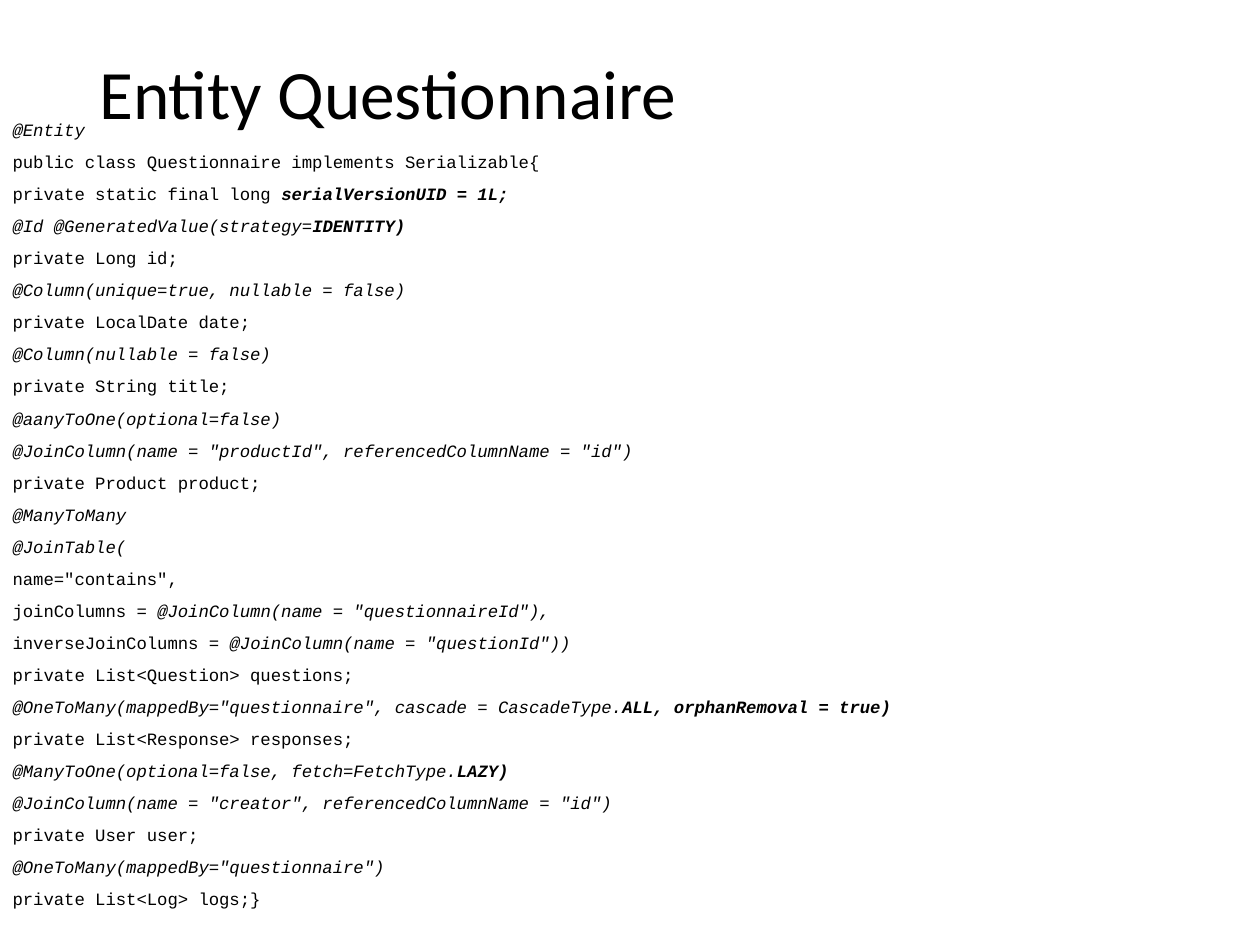
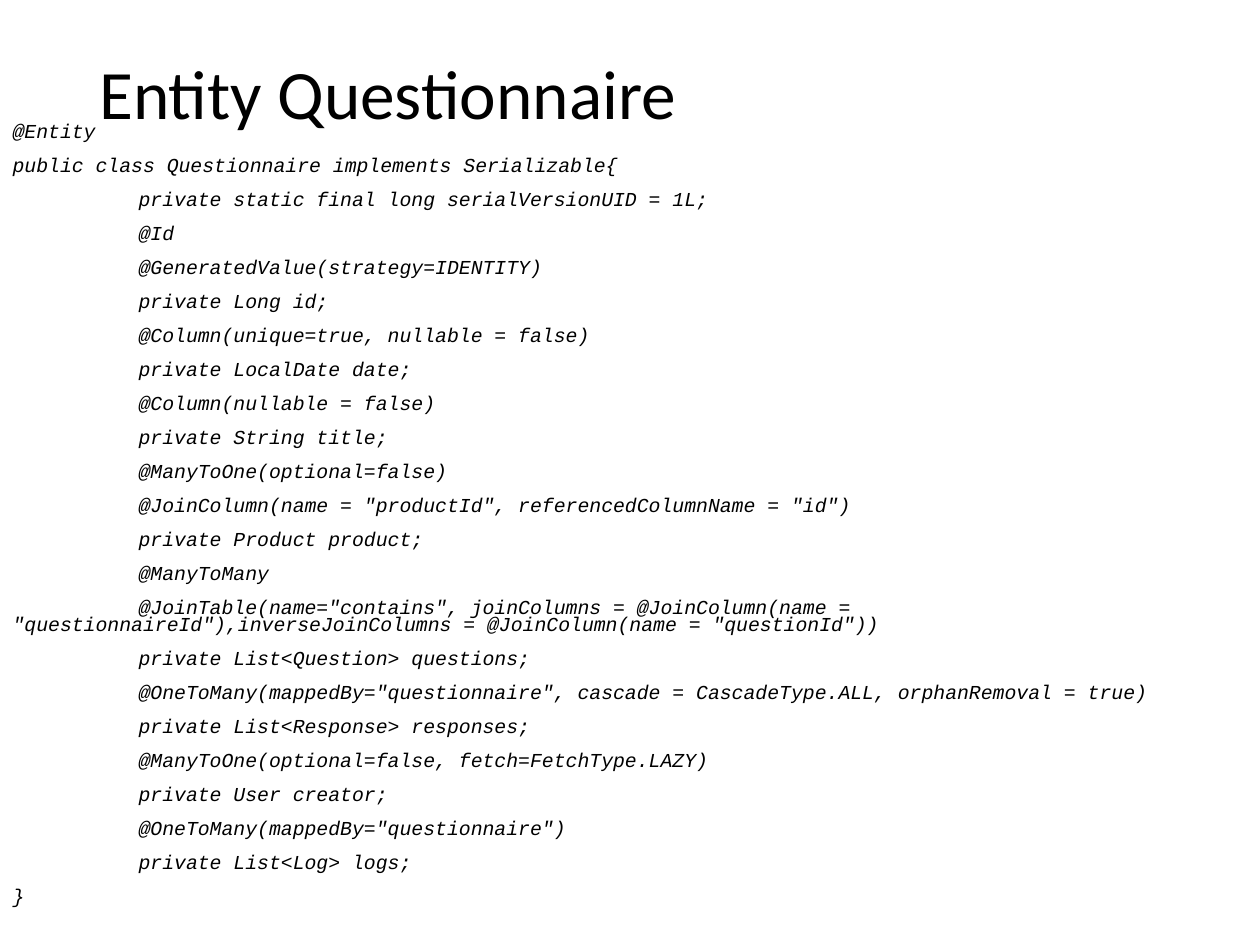
Before and after one commit to Paso198/Gamified-Marketing-Application, a slide deck: slide 21 of Design.pptx (slide 19 before the commit). Drawn at 1260x945 pixels with LibreOffice and Linux fonts; fonts in the diff are those of the drawing. Boxes give left, top, right and bottom in pixels: in the first picture for what was removed or moved away, otherwise in the second. Text is boxed around its words. In the diff, an @@ line names an element or a change of style, - is before the commit and + after.

```diff
--- a/Design.pptx
+++ b/Design.pptx
@@ text at [13, 124, 1147, 839]: size 9.9 to 11.2 pt in "@Entity", "public class Questionnaire implements Serializable{", "private static final long serialVersionUID = 1L;", "private Long id;" and 12 more places; italic on in "public class Questionnaire implements Serializable{", "private static final long", "private Long id;", "private LocalDate date;" and 4 more places; bold off in "serialVersionUID = 1L;", "CascadeType.ALL, orphanRemoval = true)", "fetch=FetchType.LAZY)" @@
@@ text at [139, 226, 542, 278]: text changed; size 9.9 to 11.2 pt @@
-@Id @GeneratedValue(strategy=IDENTITY)
+@Id
+@GeneratedValue(strategy=IDENTITY)
@@ text at [139, 464, 447, 482]: text changed; size 9.9 to 11.2 pt @@
-@aanyToOne(optional=false)
+@ManyToOne(optional=false)
@@ text at [13, 600, 879, 635]: text changed; size 9.9 to 11.2 pt @@
-@JoinTable(
-name="contains",
-joinColumns = @JoinColumn(name = "questionnaireId"),
-inverseJoinColumns = @JoinColumn(name = "questionId"))
+@JoinTable(name="contains", joinColumns = @JoinColumn(name = "questionnaireId"),inverseJoinColumns = @JoinColumn(name = "questionId"))
@@ text at [139, 787, 388, 805]: text changed; size 9.9 to 11.2 pt @@
-@JoinColumn(name = "creator", referencedColumnName = "id")
-private User user;
+private User creator;
@@ text at [139, 855, 411, 873]: text changed; size 9.9 to 11.2 pt; italic on @@
-private List<Log> logs;}
+private List<Log> logs;
+}
```
Also in this commit, not shown: 8 other slides changed, 4 slides added, 1 slide removed, 3 other files.
